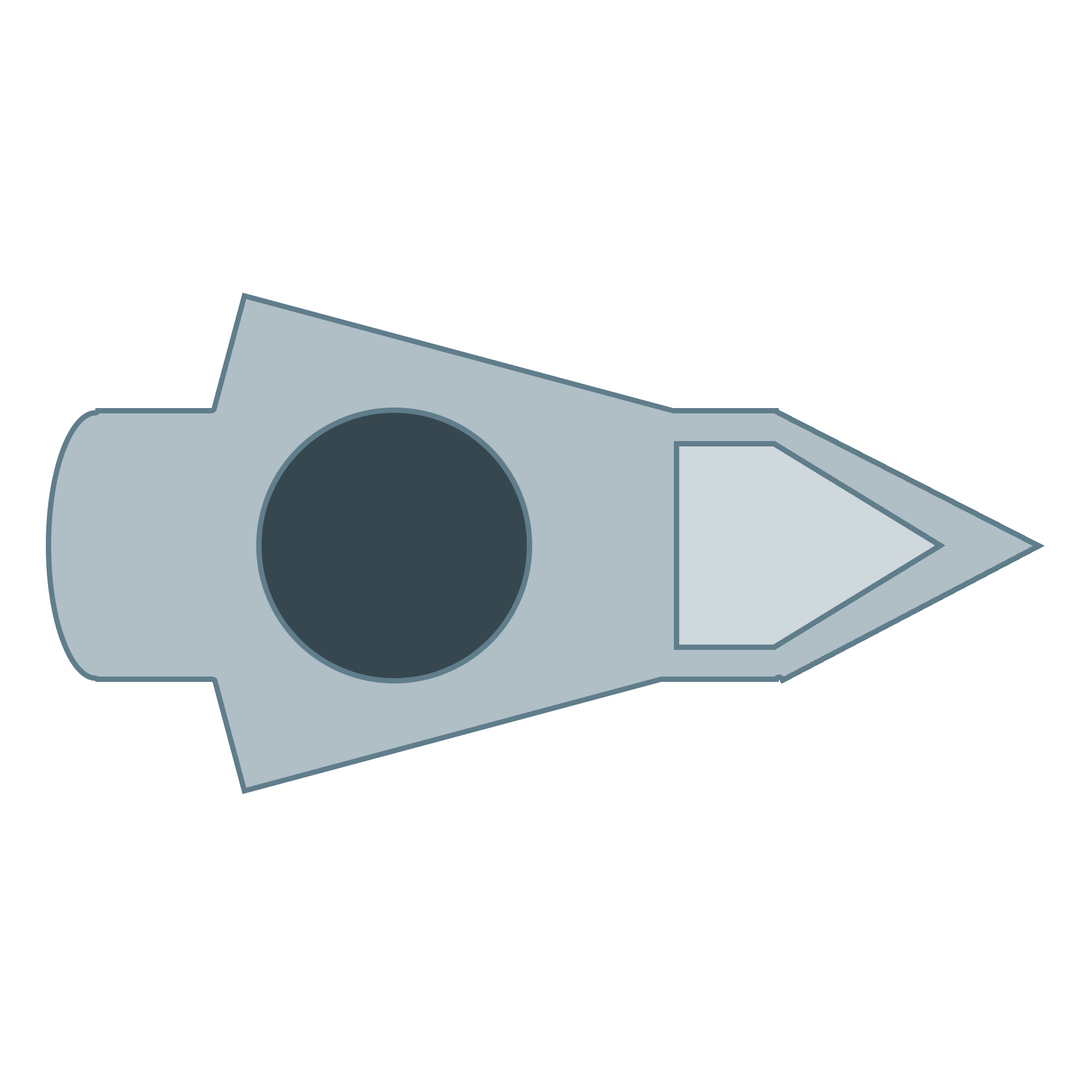
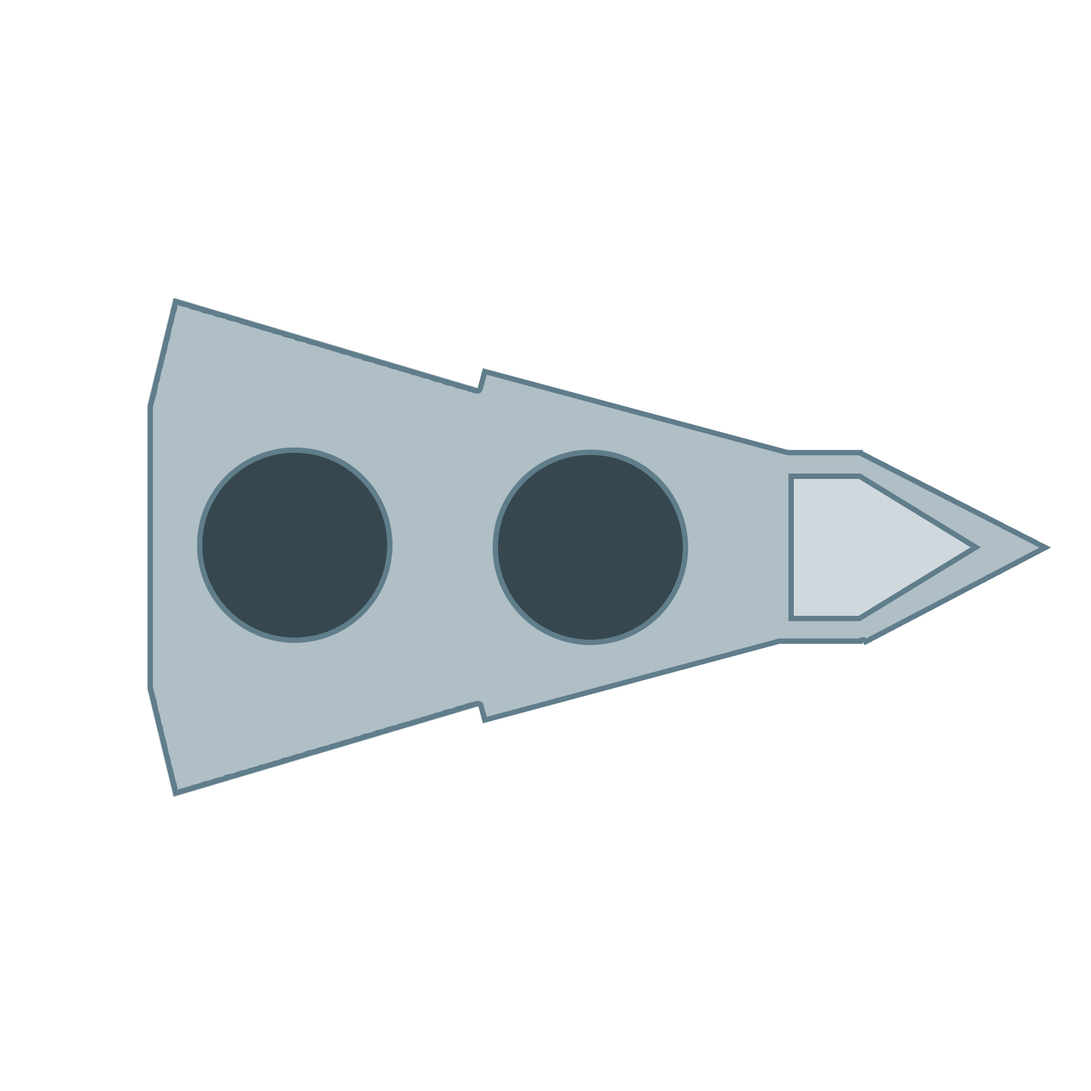
Two versions of the same layered image (1091 × 1091). Layer-by-layer changes:
painted on "Layer 4" over bbox(674, 441, 982, 651)
added layer "Layer 3 copy" above "Layer 3" over bbox(197, 447, 393, 644)
painted on "Layer 3" over bbox(256, 407, 689, 684)
painted on "Layer 1" over bbox(45, 292, 1052, 798)
